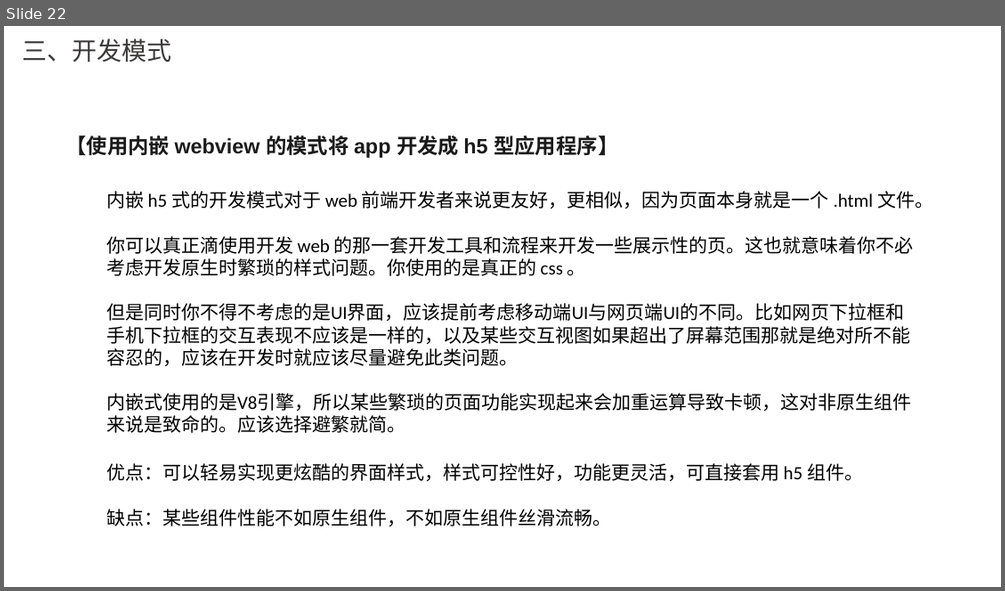
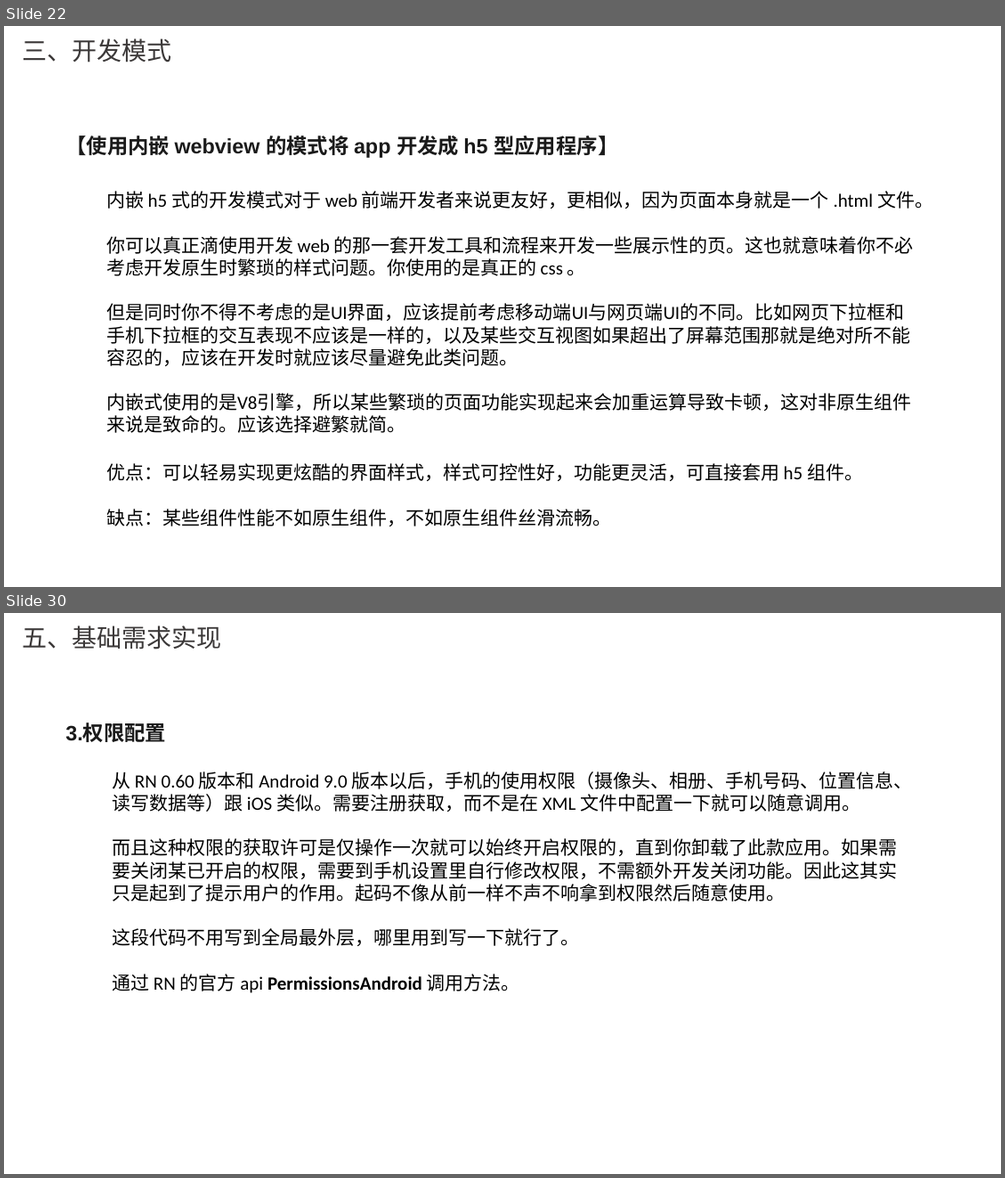
Before and after one commit to whutpsychic/ReactNative, a slide deck: 瑞太智联-RN开发.pptx. Shown one above the other, each under a label of ours: slide 22 before the commit, slides 22 and 30 after it; the slides between them are not shown. The pictures are 1005x591 and 1005x1178 pixels, drawn with LibreOffice and Linux fonts; fonts in the diff are those of the drawing; background and template pictures are left out. Boxes give left, top, right and bottom in pixels: in the first picture for what was removed or moved away, otherwise in the second. Text is boxed around its words. In the diff, an @@ line names an element or a change of style, - is before the commit and + after.

```diff
--- a/瑞太智联-RN开发.pptx
+++ b/瑞太智联-RN开发.pptx
@@ slide 30 added at [4,613,1001,1174], background picture (left out) @@
@@ title added at [22,625,221,649], 24 pt, text #3B3838 @@
+五、基础需求实现
@@ text added at [65,723,166,745], 20 pt, text #1A1A1A, bold @@
+3.权限配置
@@ text added at [112,771,913,993], 18 pt, text #000000 @@
+从 RN 0.60 版本和 Android 9.0 版本以后，手机的使用权限（摄像头、相册、手机号码、位置信息、读写数据等）跟 iOS 类似。需要注册获取，而不是在 XML 文件中配置一下就可以随意调用。
+而且这种权限的获取许可是仅操作一次就可以始终开启权限的，直到你卸载了此款应用。如果需要关闭某已开启的权限，需要到手机设置里自行修改权限，不需额外开发关闭功能。因此这其实只是起到了提示用户的作用。起码不像从前一样不声不响拿到权限然后随意使用。
+这段代码不用写到全局最外层，哪里用到写一下就行了。
+通过 RN 的官方 api PermissionsAndroid 调用方法。
```
Also in this commit, not shown: 26 other slides added, 1 slide removed, 1 other file.
